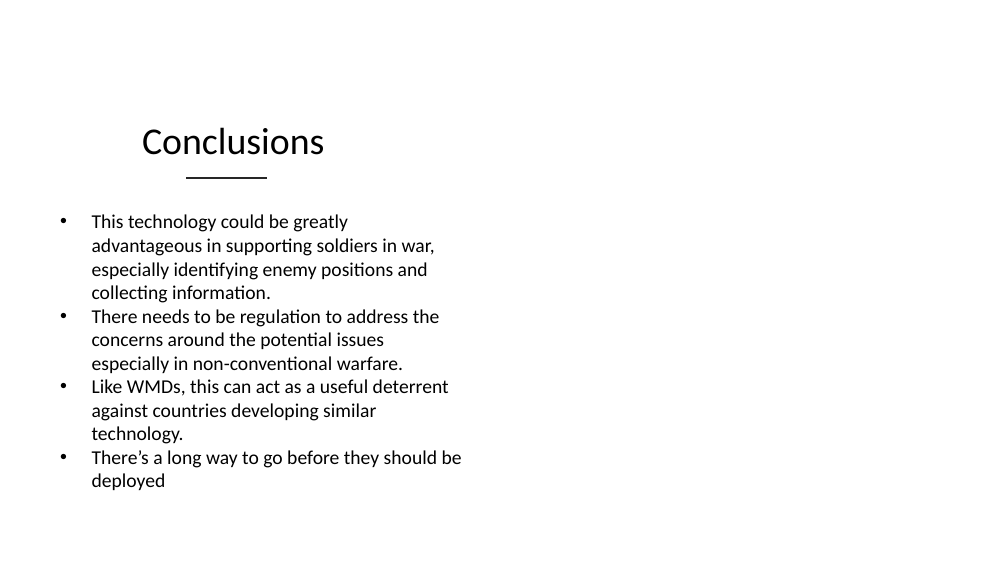
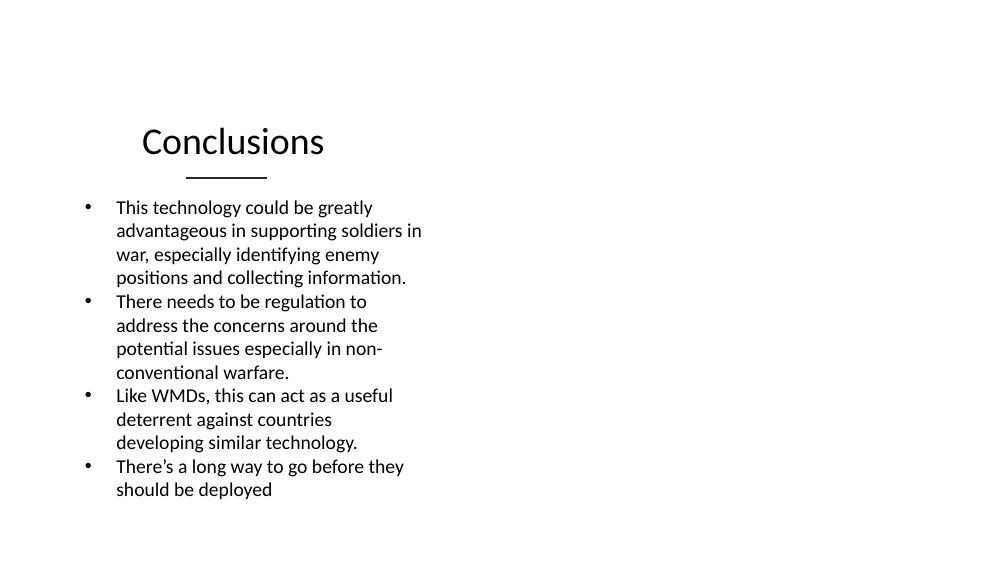
Before and after one commit to hgw2/codeclan_homework_HarryW, a slide deck: slide 8 of week_03/ethics_project/warfare_ethics_project.pptx. Drawn at 1008x567 pixels with LibreOffice and Linux fonts; fonts in the diff are those of the drawing; background and template pictures are left out. Boxes give left, top, right and bottom in pixels: in the first picture for what was removed or moved away, otherwise in the second. Text is boxed around its words. In the diff, an @@ line names an element or a change of style, - is before the commit and + after.

```diff
--- a/week_03/ethics_project/warfare_ethics_project.pptx
+++ b/week_03/ethics_project/warfare_ethics_project.pptx
@@ text "This technology could be greatly ..." rewrapped from box(92, 214, 462, 490) to box(116, 200, 422, 499) @@
```
Also in this commit, not shown: 7 other files.
